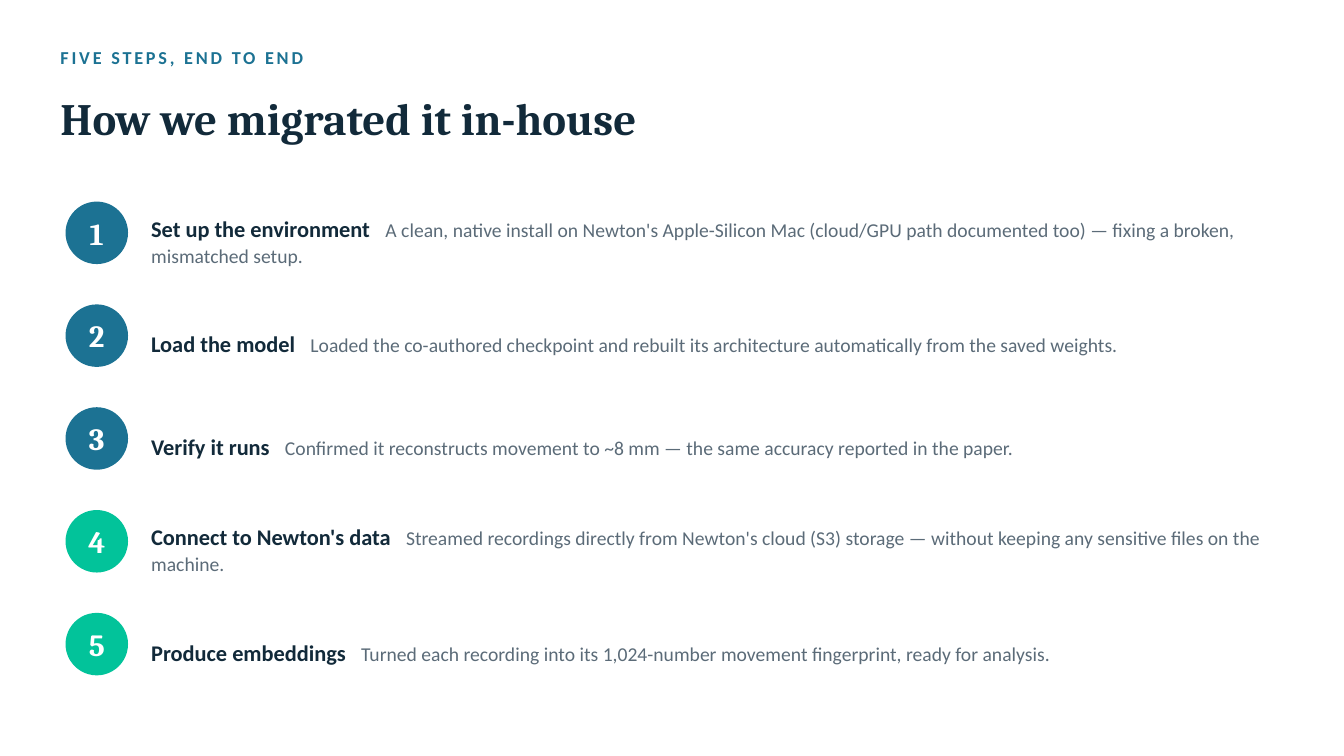
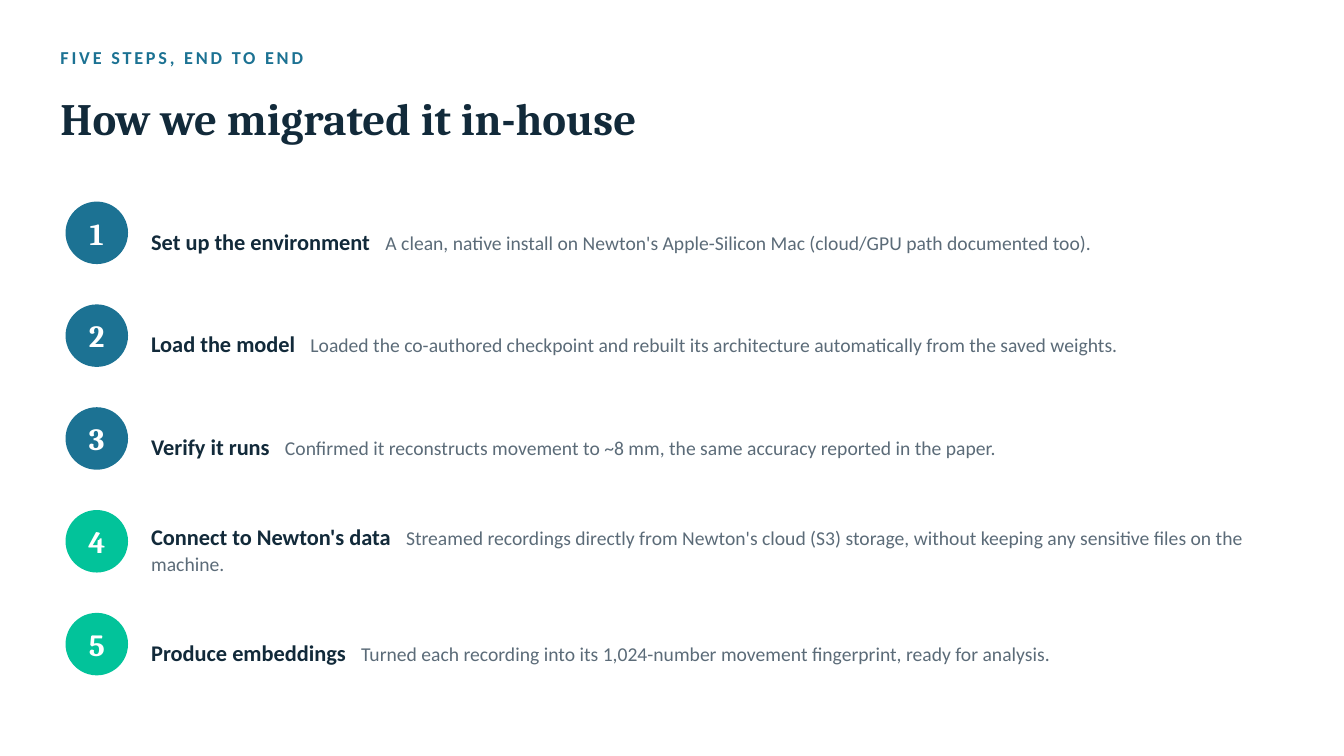
Before and after one commit to AdamGabet/GaitPredict, a slide deck: slide 4 of BioPilot/03_deliverables/Part1_Gait_Model_Migration.pptx. Drawn at 1344x756 pixels with LibreOffice and Linux fonts; fonts in the diff are those of the drawing. Boxes give left, top, right and bottom in pixels: in the first picture for what was removed or moved away, otherwise in the second. Text is boxed around its words. In the diff, an @@ line names an element or a change of style, - is before the commit and + after.

```diff
--- a/BioPilot/03_deliverables/Part1_Gait_Model_Migration.pptx
+++ b/BioPilot/03_deliverables/Part1_Gait_Model_Migration.pptx
@@ text at bbox=[151, 234, 1091, 254]: text changed @@
-Set up the environment A clean, native install on Newton's Apple-Silicon Mac (cloud/GPU path documented too) — fixing a broken, mismatched setup.
+Set up the environment A clean, native install on Newton's Apple-Silicon Mac (cloud/GPU path documented too).
@@ text at bbox=[151, 439, 996, 459]: text changed @@
-Verify it runs Confirmed it reconstructs movement to ~8 mm — the same accuracy reported in the paper.
+Verify it runs Confirmed it reconstructs movement to ~8 mm, the same accuracy reported in the paper.
@@ text at bbox=[151, 529, 1243, 571]: text changed @@
-Connect to Newton's data Streamed recordings directly from Newton's cloud (S3) storage — without keeping any sensitive files on the machine.
+Connect to Newton's data Streamed recordings directly from Newton's cloud (S3) storage, without keeping any sensitive files on the machine.
```
Also in this commit, not shown: 7 other slides changed, 1 other file.
